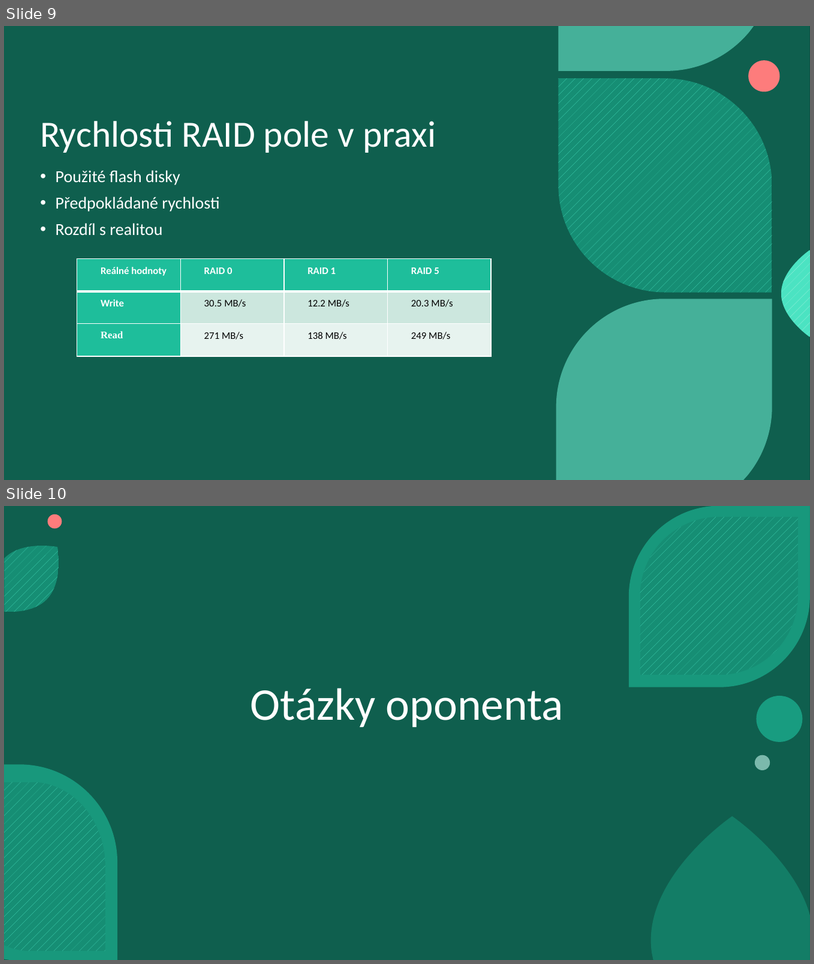
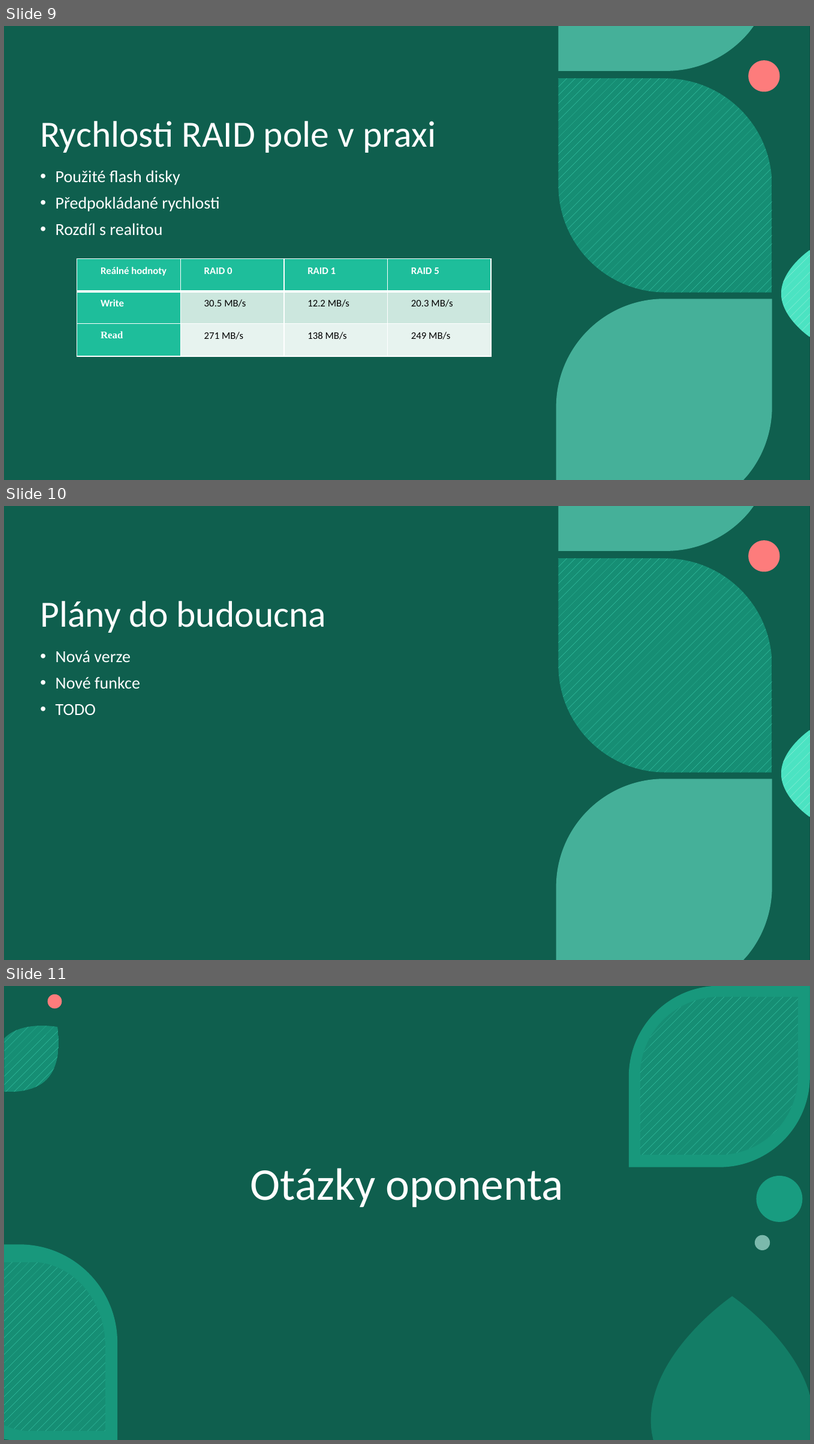
Before and after one commit to michalcz10/USB-RAID-Array, a slide deck: Documentation/USB RAID pole.pptx. Shown one above the other, each under a label of ours: slides 9 and 10 before the commit, slides 9, 10 and 11 after it. The pictures are 814x964 and 814x1444 pixels, drawn with LibreOffice and Linux fonts; fonts in the diff are those of the drawing; background and template pictures are left out. Boxes give left, top, right and bottom in pixels: in the first picture for what was removed or moved away, otherwise in the second. Text is boxed around its words. In the diff, an @@ line names an element or a change of style, - is before the commit and + after.

Commit message:
final powerpoint version

```diff
--- a/Documentation/USB RAID pole.pptx
+++ b/Documentation/USB RAID pole.pptx
@@ slide 10 added at [4,506,810,960], background picture (left out); not listed: 6 template elements that a slide beside it also shows @@
@@ title added at [40,601,327,633], 44 pt, text #FFFFFF @@
+Plány do budoucna
@@ text added at [56,651,140,715], 20 pt, text #FFFFFF @@
+• Nová verze
+• Nové funkce
+• TODO
@@ what was slide 10 is now slide 11 @@
```
